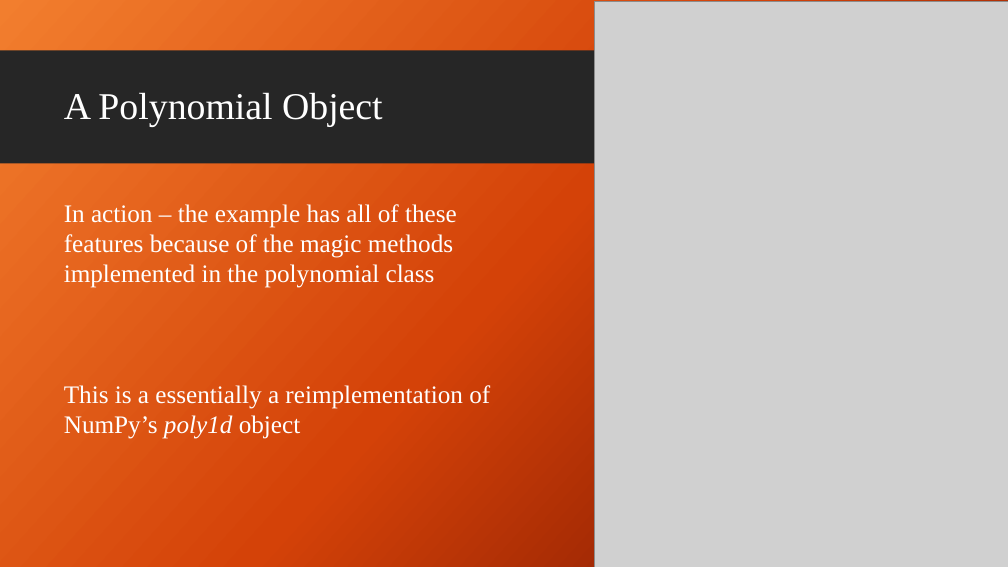
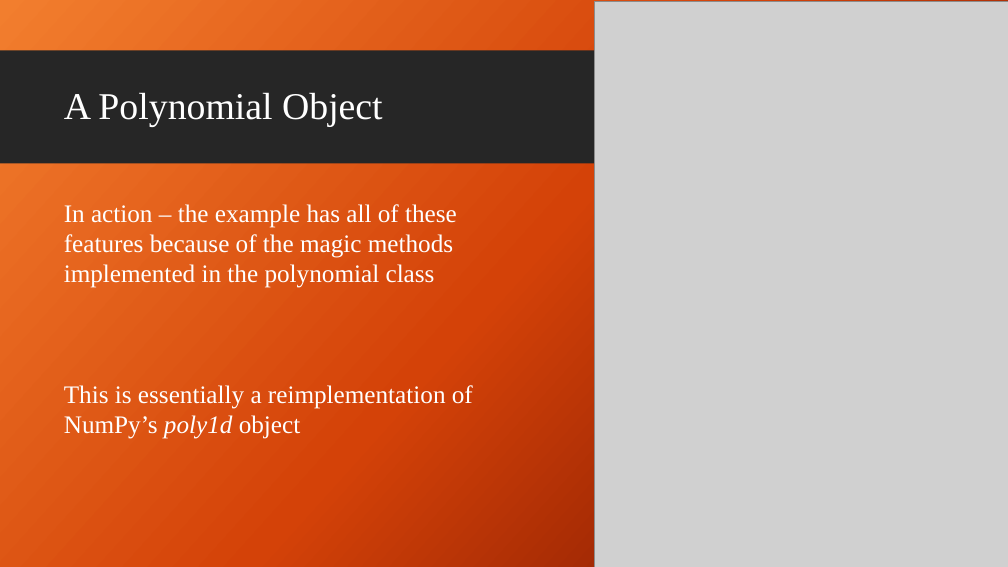
Before and after one commit to giganano/PythonBootcamp, a slide deck: slide 24 of slides/classes.pptx. Drawn at 1008x567 pixels with LibreOffice and Linux fonts; fonts in the diff are those of the drawing; grey boxes stand for pictures; background and template pictures are left out. Boxes give left, top, right and bottom in pixels: in the first picture for what was removed or moved away, otherwise in the second. Text is boxed around its words. In the diff, an @@ line names an element or a change of style, - is before the commit and + after.

```diff
--- a/slides/classes.pptx
+++ b/slides/classes.pptx
@@ text at (64,385,473,439): text changed @@
-This is a essentially a reimplementation of NumPy’s poly1d object
+This is essentially a reimplementation of NumPy’s poly1d object
```
Also in this commit, not shown: 2 other slides changed, 1 other file.
